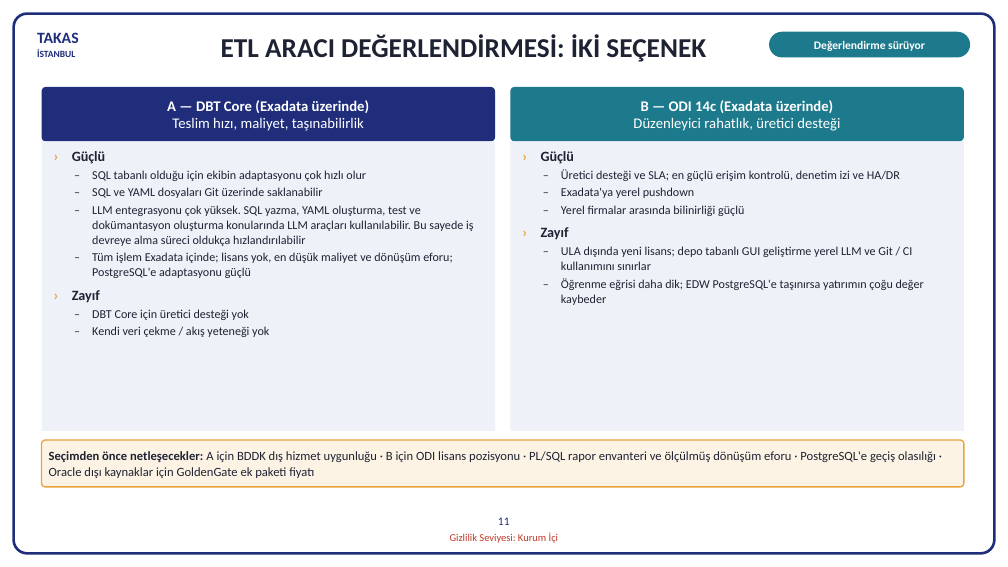
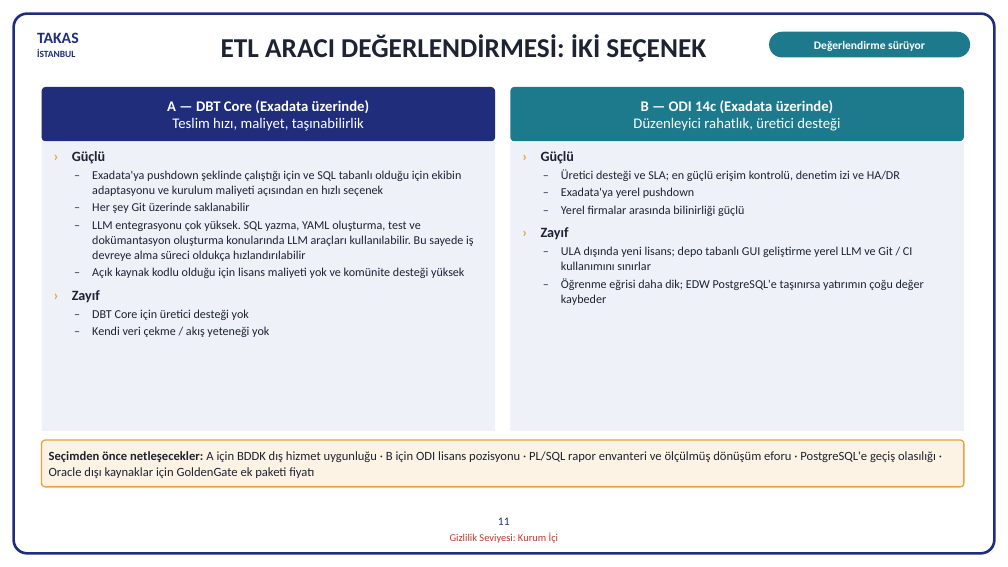
Before and after one commit to hanifidemirel0/Cursor-Projects, a slide deck: slide 11 of outputs/dwh-sunum-kasim-2026/5 - DWHSunum_Kasim2026.pptx. Drawn at 1008x567 pixels with LibreOffice and Linux fonts; fonts in the diff are those of the drawing. Boxes give left, top, right and bottom in pixels: in the first picture for what was removed or moved away, otherwise in the second. Text is boxed around its words. In the diff, an @@ line names an element or a change of style, - is before the commit and + after.

```diff
--- a/outputs/dwh-sunum-kasim-2026/5 - DWHSunum_Kasim2026.pptx
+++ b/outputs/dwh-sunum-kasim-2026/5 - DWHSunum_Kasim2026.pptx
@@ text at (x1=92, y1=170, x2=462, y2=213): text changed @@
-– SQL tabanlı olduğu için ekibin adaptasyonu çok hızlı olur
-– SQL ve YAML dosyaları Git üzerinde saklanabilir
+– Exadata'ya pushdown şeklinde çalıştığı için ve SQL tabanlı olduğu için ekibin adaptasyonu ve kurulum maliyeti açısından en hızlı seçenek
+– Her şey Git üzerinde saklanabilir
@@ text at (x1=92, y1=267, x2=464, y2=278): text changed @@
-– Tüm işlem Exadata içinde; lisans yok, en düşük maliyet ve dönüşüm eforu; PostgreSQL'e adaptasyonu güçlü
+– Açık kaynak kodlu olduğu için lisans maliyeti yok ve komünite desteği yüksek
```
Also in this commit, not shown: 2 other files.
